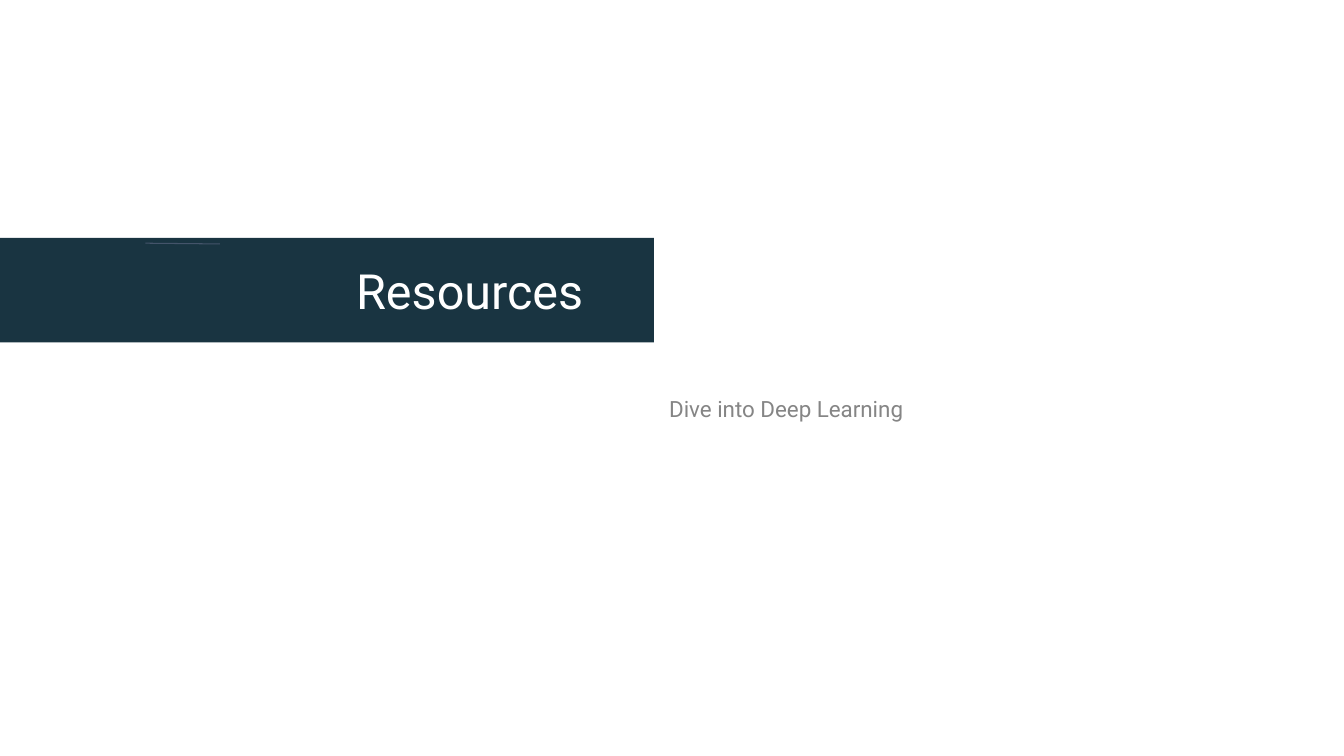
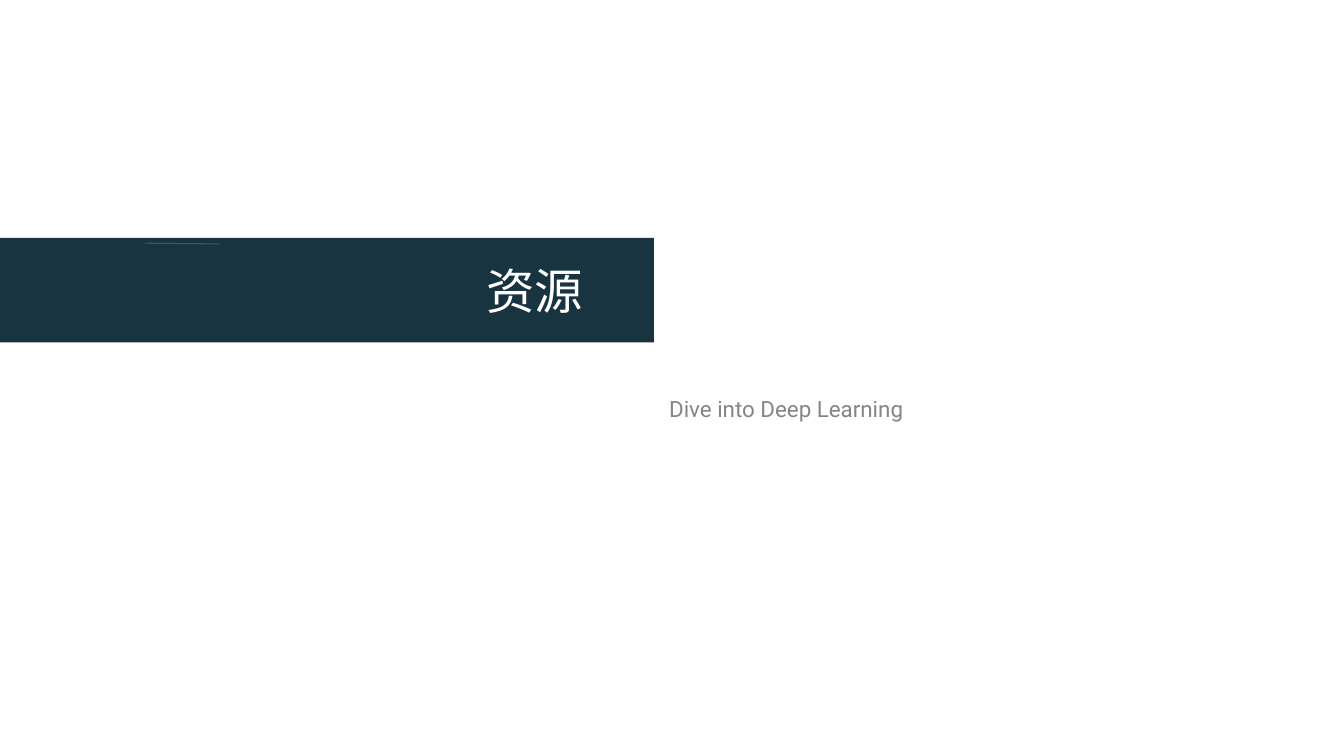
Before and after one commit to ceteongvanness/eventdemo, a slide deck: slide 11 of Dive into Deep Learning/1. Introduction to Deep Learning-CH.pptx. Drawn at 1344x756 pixels with LibreOffice and Linux fonts; fonts in the diff are those of the drawing. Boxes give left, top, right and bottom in pixels: in the first picture for what was removed or moved away, otherwise in the second. Text is boxed around its words. In the diff, an @@ line names an element or a change of style, - is before the commit and + after.

Commit message:
Introduction to Deep Learning

```diff
--- a/Dive into Deep Learning/1. Introduction to Deep Learning-CH.pptx
+++ b/Dive into Deep Learning/1. Introduction to Deep Learning-CH.pptx
@@ title at [486,268,583,313]: text changed @@
-Resources
+资源
```
Also in this commit, not shown: 1 other slide changed.
